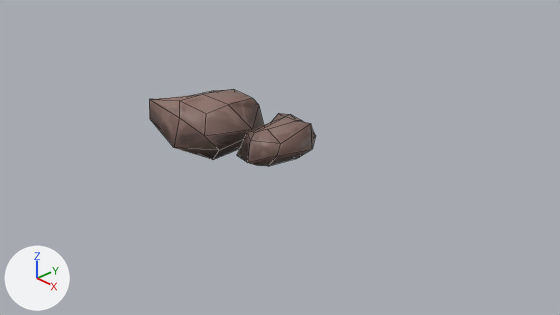
One commit to the Blender file LowPoly_Asset_Blend/Stone1.blend: the scene before it, then after it.
Both versions are drawn from the file's camera 'Camera'. Every picture has the same lights, and +X, +Y and +Z are marked at lower left. Mesh edges are drawn as thin lines.
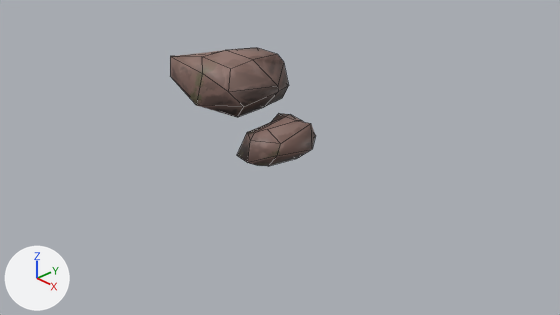
Changed parts and their boxes (x1, y1, x2, y2) in the pictures (560 x 315 px):
'Cube.001', surface changed, mesh moved: before (149, 89, 264, 160); after (170, 48, 289, 117)

Patch to the scene script:
```diff
--- a/LowPoly_Asset_Blend/Stone1.blend.py
+++ b/LowPoly_Asset_Blend/Stone1.blend.py
@@ img_stones_updated_png @@
+img_stones_updated_png = load_image('stones updated.png', '../Textures/Prop_textures/stones updated.png', 2048, 2048, 'sRGB')
@@ mat_stone @@
 mat_stone = principled_material('Stone')
-mat_stone.texture = img_stones_png
+mat_stone.texture = img_stones_updated_png
@@ me_cube_001 @@
 me_cube_001.from_pydata(...)  # 34 vertices, 32 faces; spans x -4.16..-0.81, y -2.05..1.12, z -0.26..1.35
 # used by ob_cube_001; location = (0.0, 0.0, 0.0); scale = (0.5, 0.5, 0.5)
+# me_cube_001 part 1: the whole mesh is moved by (0.65, 0.41, 1.43)
 me_cube_001.materials.append(mat_stone)
```
